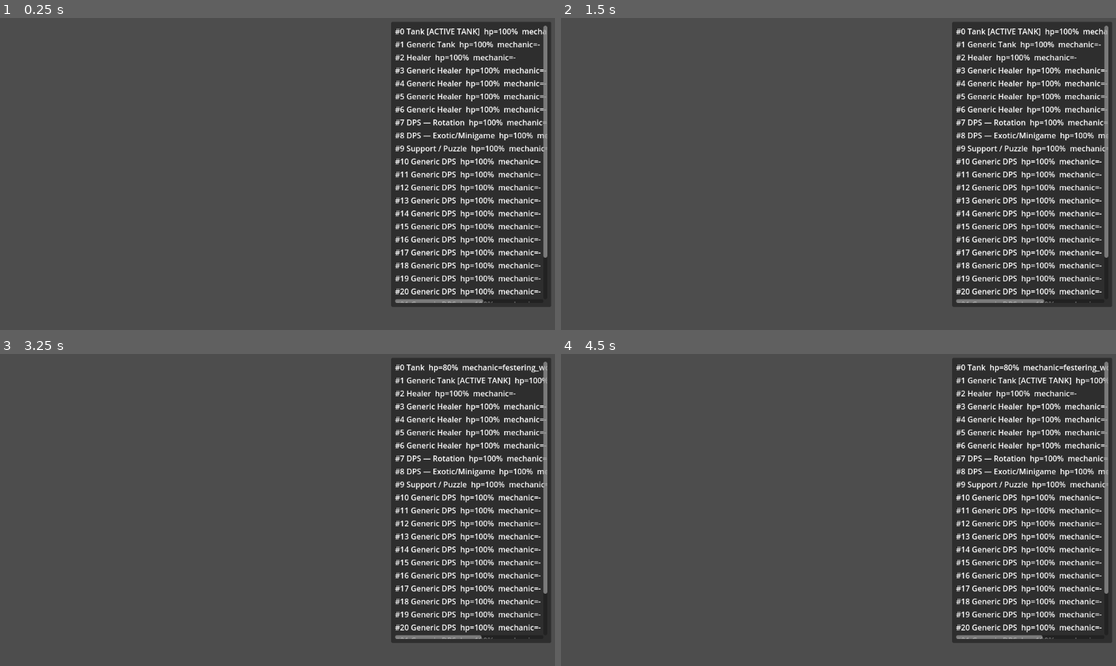
Above: before the commit, frames 1-4 (two rows, left to right).
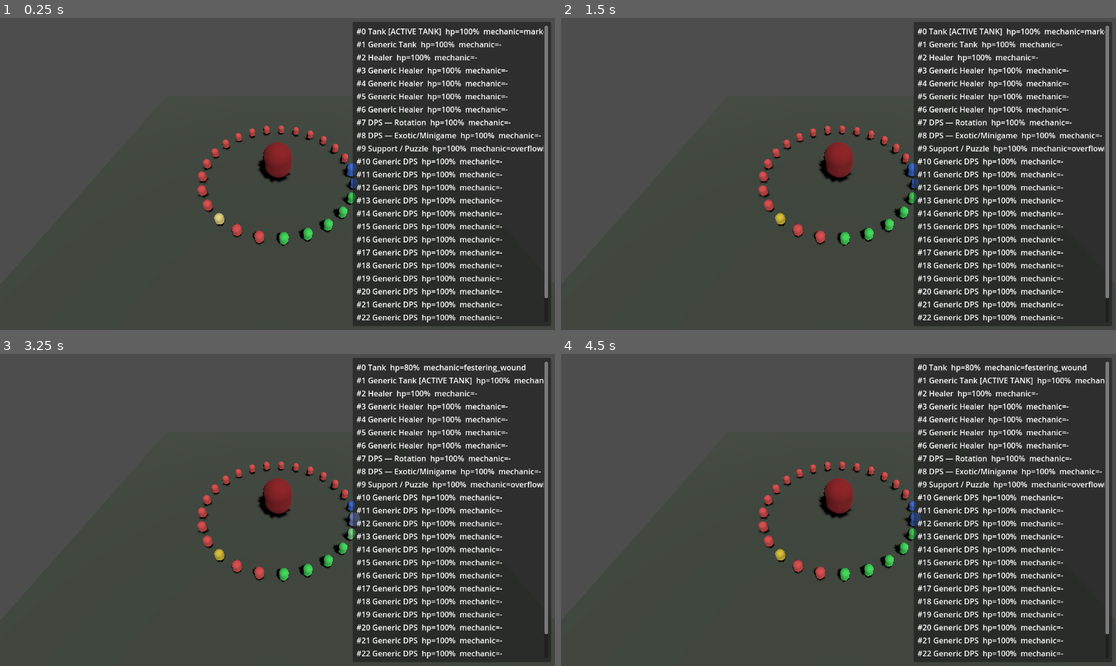
Above: after the commit, the same moments.

Repository: xleetsuperhax/raid_simulator
Game: Godot game, scene res://scenes/main.tscn
Two runs of this game, one before a commit and one after it. Both use one fixed random seed, a clock stepped at 60 frames per second and the inputs below.
Inputs:
- Up to frame 1 (0.25 s): no input
- Up to frame 2 (1.5 s): tap Enter at 0.5 s; tap Space at 1.25 s
- Up to frame 3 (3.25 s): tap Enter at 2 s; tap Space at 2.75 s
- Up to frame 4 (4.5 s): tap Enter at 4.25 s

The runs differ from the first frame. In frame 1, 17% of the frame differs, in the area x 35-100%, y 1-99%; in frame 2, 17%; in frame 3, 18%; in frame 4, 18%.

Commit message:
Add a minimal 3D arena view for the encounter runtime
Renders boss-01's encounter visually instead of only through logs: a
boss placeholder and a ring of role-colored seat markers, the active
tank visibly scaled up (tracks marked_for_ruin swaps in real time),
and a brief flash on whichever seat a decision was just logged for
(DecisionLog now emits a `logged` signal for this). Fixed camera per
the design doc — no free camera, no animation rig.

Verified with a real GPU render (not just headless import/logic
checks): captured actual screenshots via a throwaway harness, caught
and fixed the agent overlay's text overflowing its panel in the
process, removed the harness afterward.

Co-Authored-By: Claude Sonnet 5 <noreply@anthropic.com>

Diff:
--- a/godot-project/scenes/main.tscn
+++ b/godot-project/scenes/main.tscn
@@ -1,6 +1,47 @@
-[gd_scene load_steps=2 format=3]
+[gd_scene load_steps=8 format=3]
 
 [ext_resource type="Script" path="res://scripts/main.gd" id="1"]
+[ext_resource type="PackedScene" path="res://scenes/ui/agent_overlay.tscn" id="2"]
+[ext_resource type="Script" path="res://scripts/visual/arena_view.gd" id="3"]
+
+[sub_resource type="PlaneMesh" id="PlaneMesh_ground"]
+size = Vector2(40, 40)
+
+[sub_resource type="StandardMaterial3D" id="StandardMaterial3D_ground"]
+albedo_color = Color(0.25, 0.28, 0.24, 1)
+
+[sub_resource type="CapsuleMesh" id="CapsuleMesh_boss"]
+radius = 1.5
+height = 4.0
+
+[sub_resource type="StandardMaterial3D" id="StandardMaterial3D_boss"]
+albedo_color = Color(0.55, 0.1, 0.12, 1)
 
 [node name="Main" type="Node3D"]
 script = ExtResource("1")
+
+[node name="DirectionalLight3D" type="DirectionalLight3D" parent="."]
+position = Vector3(0, 10, 0)
+rotation_degrees = Vector3(-55, 30, 0)
+shadow_enabled = true
+
+[node name="Camera3D" type="Camera3D" parent="."]
+position = Vector3(0, 16, 16)
+rotation_degrees = Vector3(-45, 0, 0)
+current = true
+
+[node name="Ground" type="MeshInstance3D" parent="."]
+mesh = SubResource("PlaneMesh_ground")
+surface_material_override/0 = SubResource("StandardMaterial3D_ground")
+
+[node name="BossMarker" type="MeshInstance3D" parent="."]
+position = Vector3(0, 2, 0)
+mesh = SubResource("CapsuleMesh_boss")
+surface_material_override/0 = SubResource("StandardMaterial3D_boss")
+
+[node name="ArenaView" type="Node3D" parent="."]
+script = ExtResource("3")
+
+[node name="UI" type="CanvasLayer" parent="."]
+
+[node name="AgentOverlay" parent="UI" instance=ExtResource("2")]
--- a/godot-project/scenes/ui/agent_overlay.tscn
+++ b/godot-project/scenes/ui/agent_overlay.tscn
@@ -11,10 +11,10 @@
 [node name="Panel" type="Panel" parent="."]
 anchor_left = 1.0
 anchor_right = 1.0
-offset_left = -340.0
+offset_left = -420.0
 offset_top = 8.0
 offset_right = -8.0
-offset_bottom = 600.0
+offset_bottom = 640.0
 
 [node name="ScrollContainer" type="ScrollContainer" parent="Panel"]
 anchor_right = 1.0
@@ -23,6 +23,9 @@
 offset_top = 8.0
 offset_right = -8.0
 offset_bottom = -8.0
+horizontal_scroll_mode = 0
 
 [node name="SeatList" type="VBoxContainer" parent="Panel/ScrollContainer"]
 layout_mode = 2
+size_flags_horizontal = 3
+custom_minimum_size = Vector2(390, 0)
--- a/godot-project/scripts/main.gd
+++ b/godot-project/scripts/main.gd
@@ -1,8 +1,8 @@
 extends Node3D
 
-## Minimal placeholder scene: runs boss-01's encounter runtime in real time
-## purely so the agent overlay (F1) has something live to display. No
-## gameplay/camera/kits here yet — that's future scope.
+## Minimal placeholder scene: runs boss-01's encounter runtime in real time,
+## purely so the arena view and agent overlay (F1) have something live to
+## display. No gameplay/kits/player input here yet — that's future scope.
 
 var runtime: EncounterRuntime
 
@@ -11,10 +11,12 @@
 	runtime = EncounterRuntime.new()
 	runtime.setup(encounter, "normal", 0)
 
-	var overlay: Control = preload("res://scenes/ui/agent_overlay.tscn").instantiate()
-	add_child(overlay)
+	var overlay = $UI/AgentOverlay
 	overlay.bind(runtime)
 	overlay.visible = true
+
+	var arena: ArenaView = $ArenaView
+	arena.build(runtime)
 
 func _process(delta: float) -> void:
 	if runtime != null and not runtime.is_finished():
--- a/godot-project/scripts/runtime/decision_log.gd
+++ b/godot-project/scripts/runtime/decision_log.gd
@@ -5,6 +5,10 @@
 ## seat_index == -1 means the entry isn't about one specific seat (e.g. a
 ## whole-raid soak resolution).
 var entries: Array = []
+
+## Emitted alongside every entry so live viewers (e.g. the arena visualization)
+## can react without polling `entries`.
+signal logged(time: float, seat_index: int, mechanic_id: String, rule: String, outcome: String)
 
 func log(time: float, seat_index: int, mechanic_id: String, rule: String, outcome: String) -> void:
 	var entry := {
@@ -16,3 +20,4 @@
 	}
 	entries.append(entry)
 	print("[t=%.1fs] seat=%d mechanic=%s rule=%s -> %s" % [time, seat_index, mechanic_id, rule, outcome])
+	logged.emit(time, seat_index, mechanic_id, rule, outcome)
--- a/godot-project/scripts/ui/agent_overlay.gd
+++ b/godot-project/scripts/ui/agent_overlay.gd
@@ -34,4 +34,6 @@
 		label.text = "#%d %s%s  hp=%d%%  mechanic=%s" % [
 			seat.index, kit_name, marker, int(seat.hp_fraction * 100.0), mechanic_name,
 		]
+		label.clip_text = true
+		label.size_flags_horizontal = Control.SIZE_EXPAND_FILL
 		seat_list.add_child(label)
--- /dev/null
+++ b/godot-project/scripts/visual/arena_view.gd
@@ -0,0 +1,72 @@
+class_name ArenaView
+extends Node3D
+
+## Minimal visual read-out of an EncounterRuntime: one capsule per seat,
+## arranged in a ring around the boss marker, color-coded by role, with the
+## active tank's capsule scaled up and a brief flash on whichever seat a
+## decision was just logged for. No positions/movement/animation beyond
+## that — v1 shouldn't invest in visual fidelity before the base loop works
+## (CLAUDE.md).
+
+const RING_RADIUS := 8.0
+const SEAT_RADIUS := 0.4
+
+const ROLE_COLORS := {
+	0: Color(0.25, 0.45, 0.9),   # TANK
+	1: Color(0.25, 0.85, 0.35),  # HEALER
+	2: Color(0.85, 0.3, 0.3),    # DPS
+	3: Color(0.85, 0.75, 0.2),   # SUPPORT_PUZZLE
+}
+
+var runtime = null  # EncounterRuntime; untyped to avoid a script cross-reference
+var _seat_meshes: Dictionary = {}  # seat index -> MeshInstance3D
+var _seat_materials: Dictionary = {}  # seat index -> StandardMaterial3D
+
+func build(rt) -> void:
+	runtime = rt
+	for child in get_children():
+		child.queue_free()
+	_seat_meshes.clear()
+	_seat_materials.clear()
+
+	var count: int = runtime.seats.size()
+	for seat in runtime.seats:
+		var capsule := CapsuleMesh.new()
+		capsule.radius = SEAT_RADIUS
+		capsule.height = SEAT_RADIUS * 3.0
+
+		var material := StandardMaterial3D.new()
+		material.albedo_color = ROLE_COLORS.get(seat.role_category, Color.WHITE)
+
+		var mesh_instance := MeshInstance3D.new()
+		mesh_instance.mesh = capsule
+		mesh_instance.material_override = material
+
+		var angle := TAU * float(seat.index) / float(max(count, 1))
+		mesh_instance.position = Vector3(cos(angle) * RING_RADIUS, capsule.height * 0.5, sin(angle) * RING_RADIUS)
+
+		add_child(mesh_instance)
+		_seat_meshes[seat.index] = mesh_instance
+		_seat_materials[seat.index] = material
+
+	if runtime.decision_log != null:
+		runtime.decision_log.logged.connect(_on_decision_logged)
+
+func _process(_delta: float) -> void:
+	if runtime == null:
+		return
+	for seat in runtime.seats:
+		var mesh_instance: MeshInstance3D = _seat_meshes.get(seat.index)
+		if mesh_instance == null:
+			continue
+		mesh_instance.scale = Vector3.ONE * (1.4 if seat.active_tank else 1.0)
+
+func _on_decision_logged(_time: float, seat_index: int, _mechanic_id: String, _rule: String, _outcome: String) -> void:
+	if seat_index < 0:
+		return
+	var material: StandardMaterial3D = _seat_materials.get(seat_index)
+	if material == null:
+		return
+	var base_color: Color = ROLE_COLORS.get(runtime.seats[seat_index].role_category, Color.WHITE)
+	material.albedo_color = Color.WHITE
+	create_tween().tween_property(material, "albedo_color", base_color, 0.4)
Not shown, added: godot-project/scripts/visual/arena_view.gd.uid
Not shown, changed: README.md
